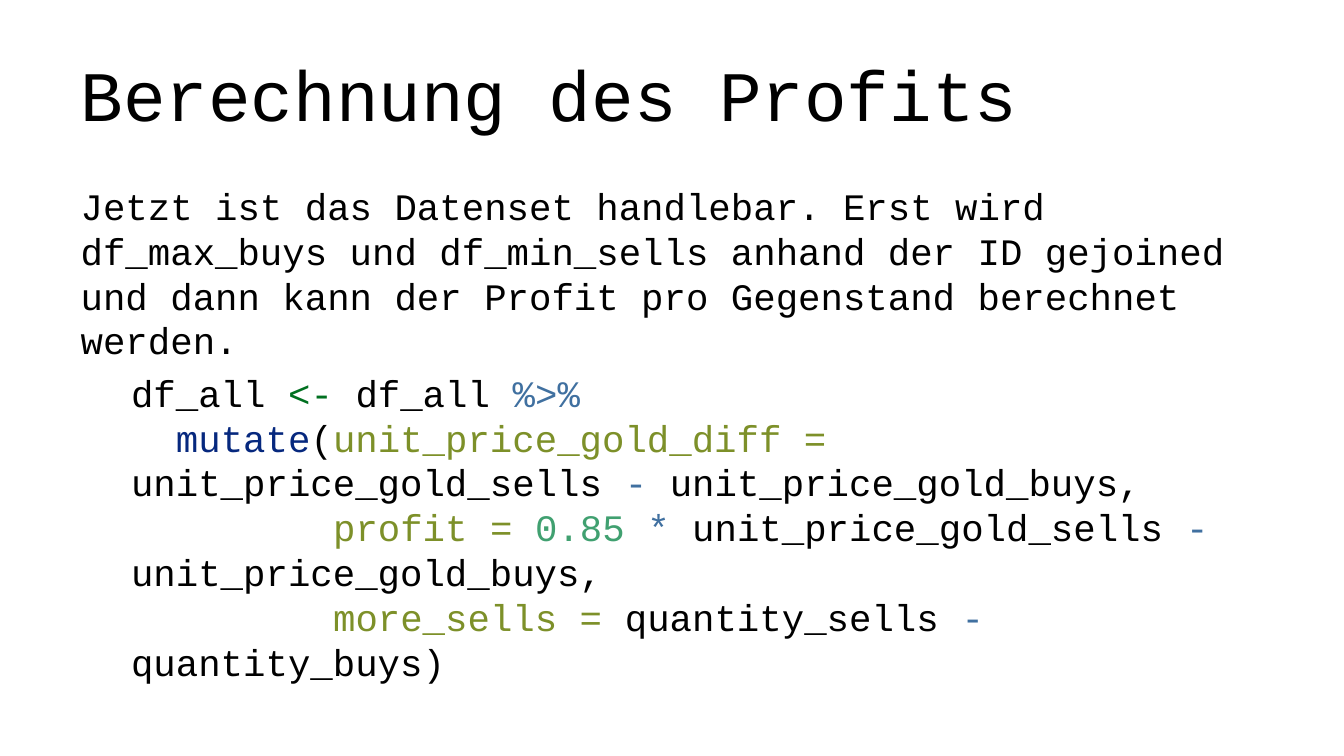
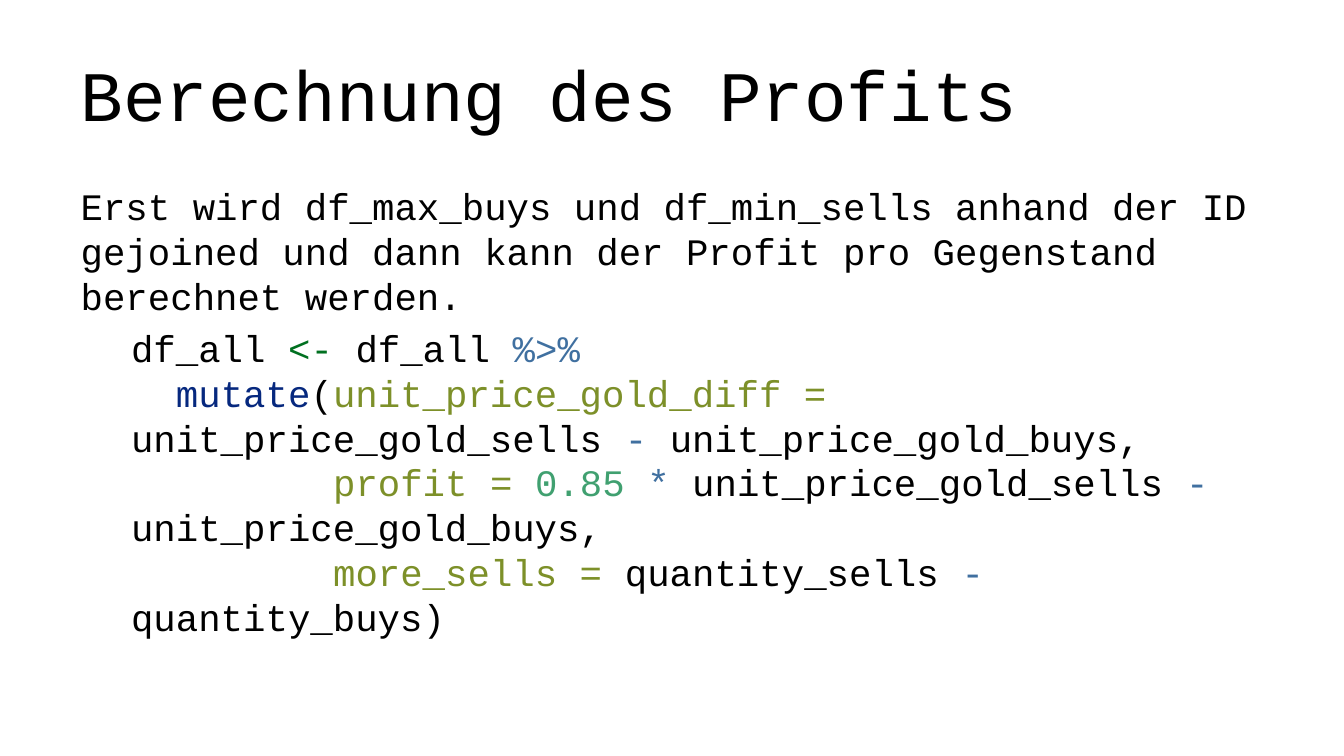
Before and after one commit to lz039/Gw2Trading, a slide deck: slide 10 of reports/presentation.pptx. Drawn at 1344x756 pixels with LibreOffice and Linux fonts; fonts in the diff are those of the drawing. Boxes give left, top, right and bottom in pixels: in the first picture for what was removed or moved away, otherwise in the second. Text is boxed around its words. In the diff, an @@ line names an element or a change of style, - is before the commit and + after.

```diff
--- a/reports/presentation.pptx
+++ b/reports/presentation.pptx
@@ text at (x1=81, y1=193, x2=1247, y2=311): text changed @@
-Jetzt ist das Datenset handlebar. Erst wird df_max_buys und df_min_sells anhand der ID gejoined und dann kann der Profit pro Gegenstand berechnet werden.
+Erst wird df_max_buys und df_min_sells anhand der ID gejoined und dann kann der Profit pro Gegenstand berechnet werden.
```
Also in this commit, not shown: 3 other slides changed, 1 slide added, 1 slide removed, 4 other files.
